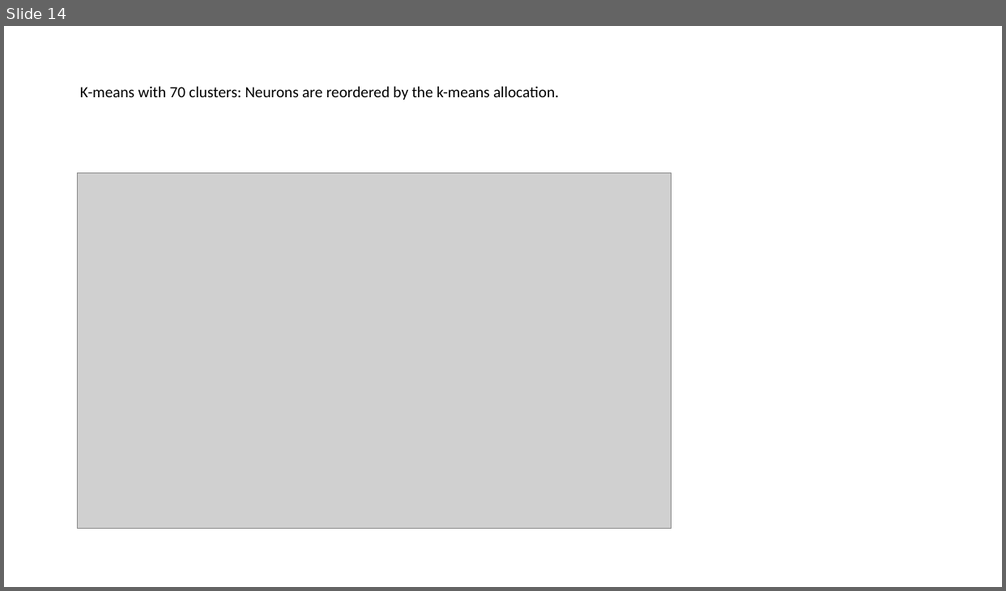
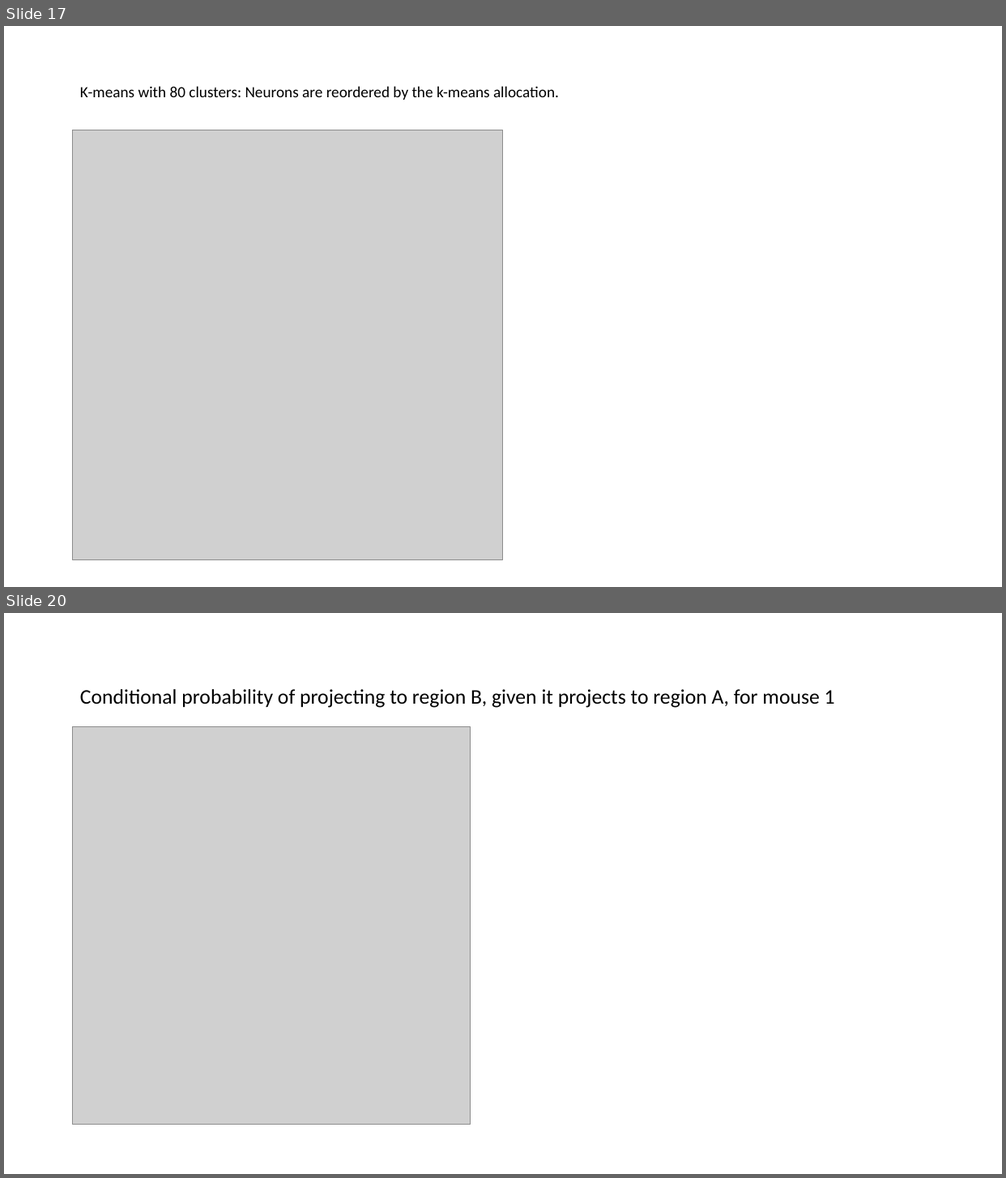
Before and after one commit to jinluliu550/MAPseq_analysis, a slide deck: jinlu/barseq.pptx. Shown one above the other, each under a label of ours: slide 14 before the commit, slides 17 and 20 after it; the slides between them are not shown. The pictures are 1006x591 and 1006x1178 pixels, drawn with LibreOffice and Linux fonts; fonts in the diff are those of the drawing; grey boxes stand for pictures. Boxes give left, top, right and bottom in pixels: in the first picture for what was removed or moved away, otherwise in the second. Text is boxed around its words. In the diff, an @@ line names an element or a change of style, - is before the commit and + after.

```diff
--- a/jinlu/barseq.pptx
+++ b/jinlu/barseq.pptx
@@ slide 20 added at [4,613,1002,1174], background #FFFFFF @@
@@ title added at [80,689,835,708], 20 pt, text #000000 @@
+Conditional probability of projecting to region B, given it projects to region A, for mouse 1
@@ picture added at [73,727,471,1125] @@
@@ what was slide 14 is now slide 17 @@
@@ slide 17 changed as well @@
@@ title at [80,86,559,100]: text changed @@
-K-means with 70 clusters: Neurons are reordered by the k-means allocation.
+K-means with 80 clusters: Neurons are reordered by the k-means allocation.
@@ picture: place and size @@
-picture at [78,173,671,529]
+picture at [73,130,503,561]
```
Also in this commit, not shown: 8 other slides changed, 11 other slides added, 10 slides removed, 24 other files.
